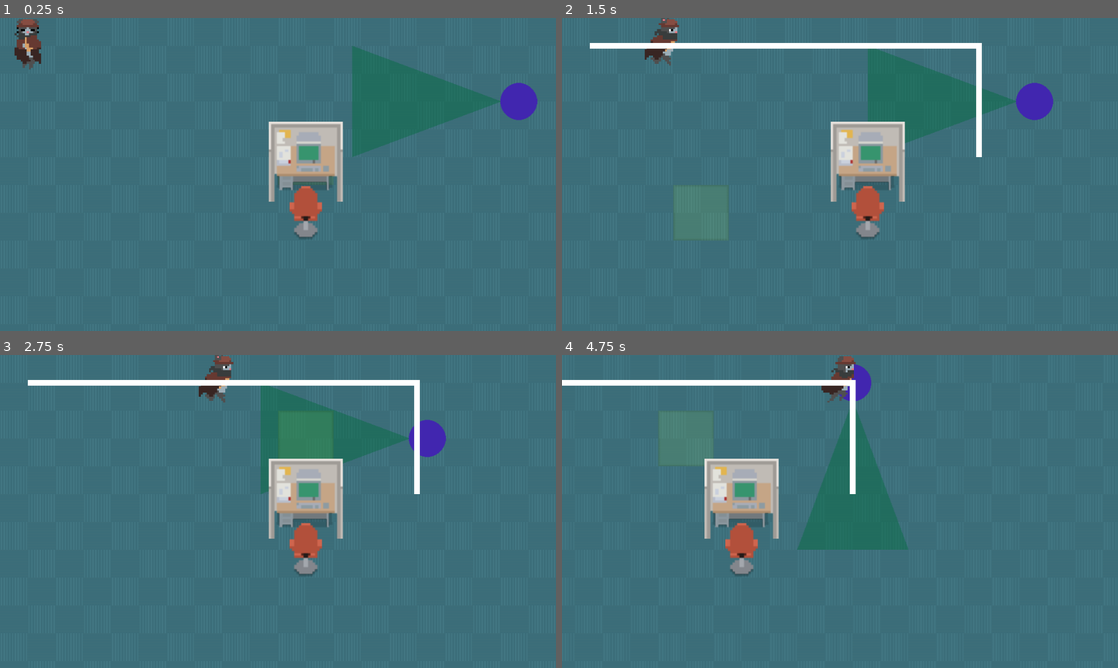
Above: before the commit, frames 1-4 (two rows, left to right).
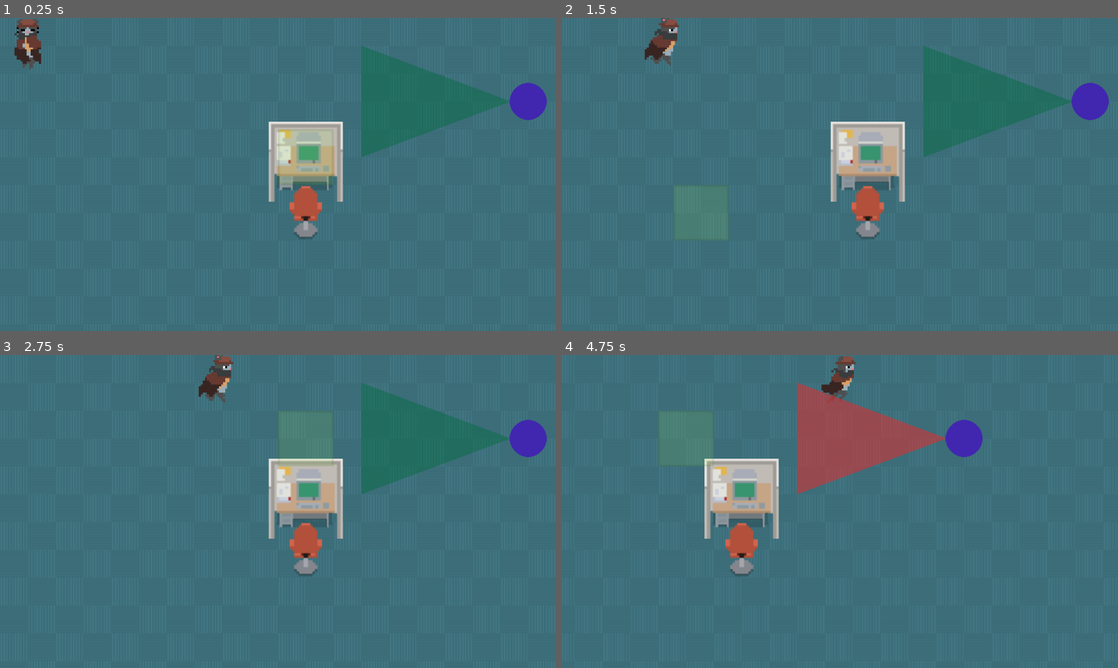
Above: after the commit, the same moments.

Repository: AKRAUSE2017/debt-collector
Game: Godot game, scene res://scenes/level0/level0.tscn
Same seed, same stepped clock (60 frames per second), same inputs: the game is played once before the commit and once after it.
Inputs (mouse positions are in pixels of both pictures, inside the frame that each line leads up to):
- Up to frame 1 (0.25 s): no input
- Up to frame 2 (1.5 s): move the mouse to (962, 158) at 0.52 s; hold Right (ui_right) 0.53-1.28 s; click (962, 158) at 0.67 s; move the mouse to (728, 190) at 1.27 s; hold Down (ui_down) from 1.28 s (still down); click (728, 190) at 1.42 s
- Up to frame 3 (2.75 s): move the mouse to (333, 442) at 2.02 s; release Down (ui_down) at 2.03 s; hold Right (ui_right) from 2.03 s (still down); click (333, 442) at 2.17 s
- Up to frame 4 (4.75 s): move the mouse to (812, 574) at 2.77 s; release Right (ui_right) at 2.78 s; hold Up (ui_up) 2.78-3.53 s; click (812, 574) at 2.92 s; move the mouse to (1006, 558) at 3.52 s; hold Left (ui_left) from 3.53 s (still down); click (1006, 558) at 3.67 s; move the mouse to (673, 464) at 4.27 s; click (673, 464) at 4.42 s

The runs differ from the first frame. In frame 1, 1.5% of the frame differs, in the area x 50-99%, y 8-54%; in frame 2, 7.3%; in frame 3, 8.6%; in frame 4, 10%, in the area x 0-76%, y 2-63%.

Commit message:
committing this so i don't lose the code but actually im gonna revert this

Diff:
--- /dev/null
+++ b/generic/scripts/LevelController.gd
@@ -0,0 +1,17 @@
+extends Node
+
+var nodes = []
+var nodeIndex = 0
+
+@export var activeNode:Node2D
+
+# Called when the node enters the scene tree for the first time.
+func _ready():
+	var children = self.get_children()
+	nodes = children
+	if len(nodes): activeNode = nodes[nodeIndex]
+
+func nextTurn():
+	if nodeIndex + 1 == len(nodes): nodeIndex = 0
+	else: nodeIndex = nodeIndex + 1
+	activeNode = nodes[nodeIndex]
--- a/scenes/enemy/Enemy.gd
+++ b/scenes/enemy/Enemy.gd
@@ -20,6 +20,8 @@
 
 var validPath:bool
 var moving: bool = true
+
+@export var actionCounter = 5
 
 func to_radians(degrees:float):
 	return (degrees * PI) / 180
@@ -71,22 +73,23 @@
 	set_direction(path[travelingToIndex])
 	move = true
 
+func isMyTurn():
+	return self.get_parent().get_parent().activeNode.name == "Enemy"
+
 func _process(delta):
-	# print(!validPath or !moving)
+	if !isMyTurn(): return
 	if !validPath or !moving: return
 	if inPursuit: move_toward_player(delta)
 	else: move_on_defined_path(delta, path)
 
 func move_toward_player(delta):
 	var player = get_parent().get_parent().get_node("Player").get_node("PlayerBody")
-	print("moving to player", player.position)
+	# print("moving to player", player.position)
 	var start = floor(self.position / ProjectSettings.get_setting("CELL_SIZE"))
 	var end = floor(player.position / ProjectSettings.get_setting("CELL_SIZE"))
 	var chasePath = $Pathfinding.update_path(start, end)
 	travelingToIndex = 0
 	move_on_defined_path(delta, chasePath)
-
-
 
 func move_on_defined_path(delta, movement_path):
 	if travel == Vector2.ZERO:
@@ -130,5 +133,9 @@
 				travel = Vector2.ZERO
 				pauseWalkTimer = 0
 				move = true
+				actionCounter = actionCounter - 1
+				if actionCounter == 0:
+					self.get_parent().get_parent().nextTurn()
+					actionCounter = 3
 
 		move_and_slide()
--- a/scenes/environment/getEnvObstacles.gd
+++ b/scenes/environment/getEnvObstacles.gd
@@ -3,7 +3,7 @@
 func _ready():
 	var children = get_children()
 	var parentLevel = get_parent()
-	print("parent level", parentLevel.name, parentLevel.get_node("Player").name )
+	print("parent level", parentLevel.name, parentLevel.get_node("LevelController").get_node("Player").name )
 	var obstacles = []
 	for child in children:
 		if child.get_class() == "TileMap": continue
--- a/scenes/level0/level0.tscn
+++ b/scenes/level0/level0.tscn
@@ -1,8 +1,9 @@
-[gd_scene load_steps=7 format=3 uid="uid://bn2vjj7ycy0h"]
+[gd_scene load_steps=8 format=3 uid="uid://bn2vjj7ycy0h"]
 
 [ext_resource type="PackedScene" uid="uid://dhfos741m16nl" path="res://scenes/level0/level0_env.tscn" id="1_5snvi"]
 [ext_resource type="PackedScene" uid="uid://d0r3ladhxntk3" path="res://scenes/player/player.tscn" id="2_770n0"]
 [ext_resource type="Texture2D" uid="uid://bvemqnp50aswa" path="res://assets/tiles/Carpet.png" id="2_skev2"]
+[ext_resource type="Script" path="res://generic/scripts/LevelController.gd" id="3_n2t8p"]
 [ext_resource type="PackedScene" uid="uid://bawrsem8dvppj" path="res://scenes/enemy/enemy.tscn" id="4_6uvfq"]
 
 [sub_resource type="TileSetAtlasSource" id="TileSetAtlasSource_a574i"]
@@ -54,9 +55,12 @@
 format = 2
 layer_0/tile_data = PackedInt32Array(0, 0, 0, 65536, 0, 1, 131072, 0, 2, 196608, 0, 3, 262144, 0, 4, 327680, 0, 5, 1, 6 …(69405 unchanged characters)…
 
-[node name="Enemy" parent="." instance=ExtResource("4_6uvfq")]
+[node name="Level0Env" parent="." instance=ExtResource("1_5snvi")]
+
+[node name="LevelController" type="Node" parent="."]
+script = ExtResource("3_n2t8p")
+
+[node name="Player" parent="LevelController" instance=ExtResource("2_770n0")]
+
+[node name="Enemy" parent="LevelController" instance=ExtResource("4_6uvfq")]
 path = [Vector2(912, 144), Vector2(336, 144), Vector2(336, 624), Vector2(912, 624)]
-
-[node name="Player" parent="." instance=ExtResource("2_770n0")]
-
-[node name="Level0Env" parent="." instance=ExtResource("1_5snvi")]
--- a/scenes/pathfinding/pathfinding.gd
+++ b/scenes/pathfinding/pathfinding.gd
@@ -27,7 +27,7 @@
 func update_path(start, end):
 	if(grid.is_in_boundsv(start) and grid.is_in_boundsv(end)):
 		var path = PackedVector2Array(grid.get_point_path(start, end))
-		$Line2D.points = path
+		# $Line2D.points = path
 		# print(path)
 		return path
 
--- a/scenes/player/Player.gd
+++ b/scenes/player/Player.gd
@@ -11,6 +11,8 @@
 @onready var camera = $Camera2D
 
 @export var path = []
+
+@export var actionCounter = 3
 
 func get_movement():
 	#if Input.is_action_pressed("ui_right") or Input.is_key_pressed(KEY_D): return "right"
@@ -28,11 +30,15 @@
 func _ready():
 	self.position = Vector2(48, 48)
 
+func isMyTurn():
+	return self.get_parent().get_parent().activeNode.name == "Player"
+
 func _process(_delta):
 	isFollowingPath = len(path) > 0 or not(travel == Vector2.ZERO)
 	if travel == Vector2.ZERO: # if not currently traveling
 		animation.flip_h = false
 		animation.play("player_down")
+		if !isMyTurn(): return
 		var input = get_movement()
 		if input == "right" and not (self.position.x + GRIDSPACE >= camera.limit_right):
 			travel = Vector2(SPEED,0)
@@ -61,10 +67,20 @@
 		var doneTravelUp:bool = travel.y < 0 and self.position.y <= travelEnd.y
 		var doneTravelDown:bool = travel.y > 0 and self.position.y >= travelEnd.y
 		if doneTravelRight or doneTravelLeft:
+			if len(path) == 0:
+				actionCounter = actionCounter - 1
+				if actionCounter == 0:
+					self.get_parent().get_parent().nextTurn()
+					actionCounter = 3
 			self.velocity = Vector2.ZERO
 			self.position.x = travelEnd.x
 			travel = Vector2.ZERO
 		if doneTravelUp or doneTravelDown:
+			if len(path) == 0:
+				actionCounter = actionCounter - 1
+				if actionCounter == 0:
+					self.get_parent().get_parent().nextTurn()
+					actionCounter = 3
 			self.velocity = Vector2.ZERO
 			self.position.y = travelEnd.y
 			travel = Vector2.ZERO
--- a/scenes/player/playerController.gd
+++ b/scenes/player/playerController.gd
@@ -6,7 +6,7 @@
 	if $PlayerBody.isFollowingPath: return
 	var start = floor($PlayerBody.position / ProjectSettings.get_setting("CELL_SIZE"))
 	var end = floor($Mouse.position / ProjectSettings.get_setting("CELL_SIZE"))
-	$Pathfinding.show_proposed_path(start, end)
+	# $Pathfinding.show_proposed_path(start, end)
 
 func _input(event):
 	if (event is InputEventMouseButton and event.is_pressed() and event.button_index == MOUSE_BUTTON_LEFT):
